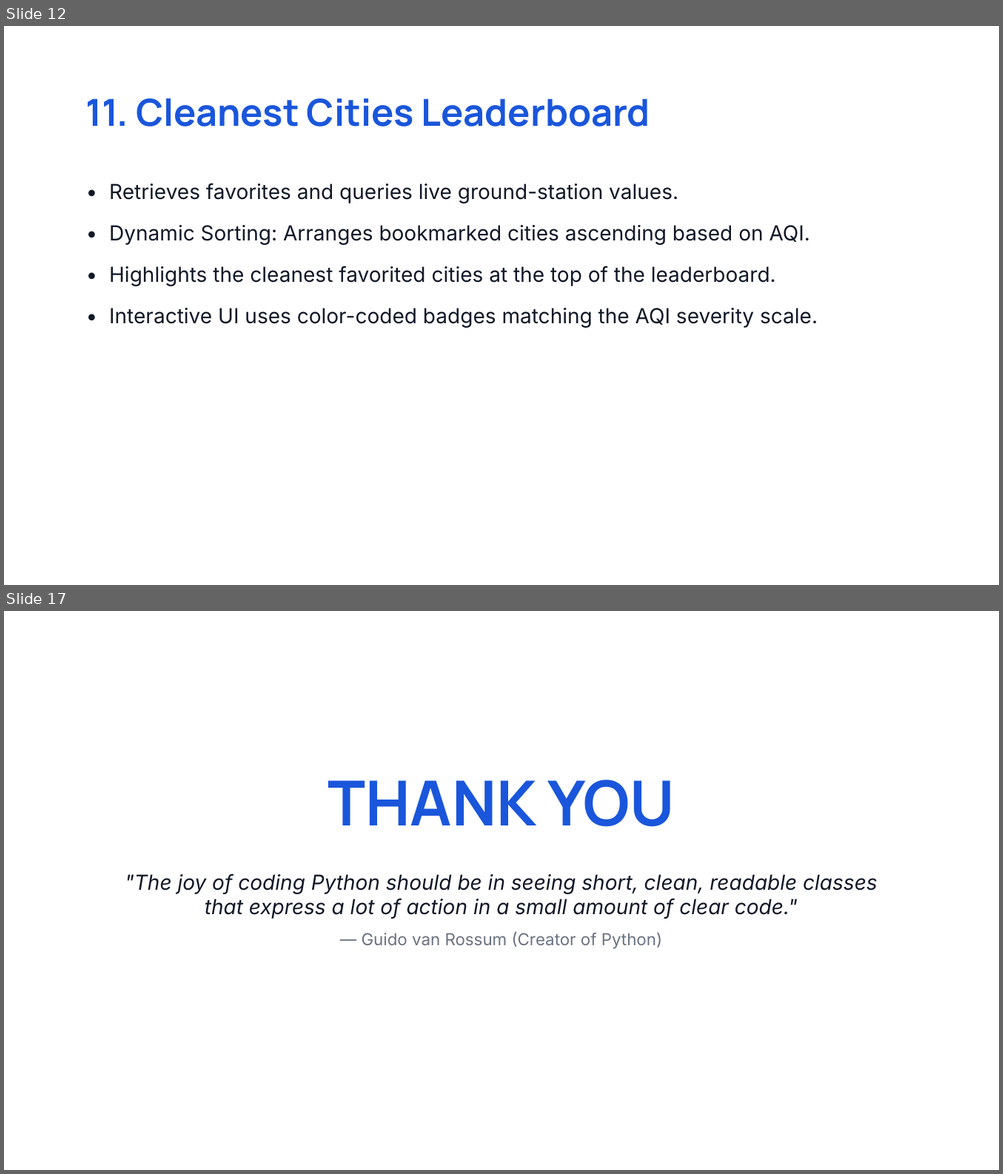
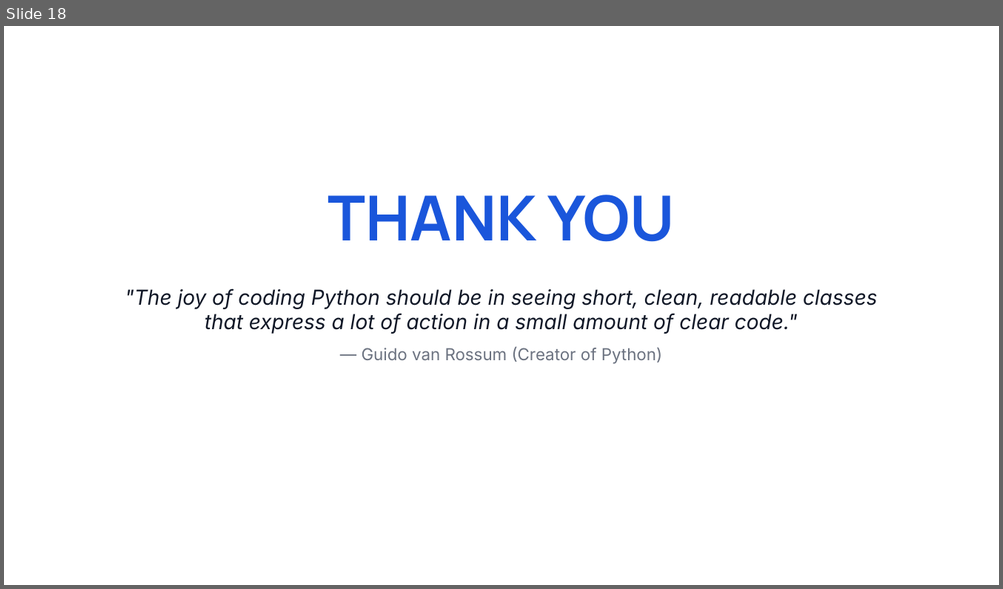
Before and after one commit to Shivaraj519/AeroQuest, a slide deck: AeroQuest_Presentation_Final.pptx. Shown one above the other, each under a label of ours: slides 12 and 17 before the commit, slide 18 after it; the slides between them are not shown. The pictures are 1003x1174 and 1003x589 pixels, drawn with LibreOffice and Linux fonts; fonts in the diff are those of the drawing. Boxes give left, top, right and bottom in pixels: in the first picture for what was removed or moved away, otherwise in the second. Text is boxed around its words. In the diff, an @@ line names an element or a change of style, - is before the commit and + after.

Commit message:
Configure AeroQuest PowerPoint presentation to match the layout of Medicine Reminder System

```diff
--- a/AeroQuest_Presentation_Final.pptx
+++ b/AeroQuest_Presentation_Final.pptx
@@ slide 12 removed at [4,26,999,585], background #FFFFFF @@
@@ text removed at [86,99,650,127] @@
-11. Cleanest Cities Leaderboard
@@ text removed at [109,183,817,328] @@
-• Retrieves favorites and queries live ground-station values.
-• Dynamic Sorting: Arranges bookmarked cities ascending based on AQI.
-• Highlights the cleanest favorited cities at the top of the leaderboard.
-• Interactive UI uses color-coded badges matching the AQI severity scale.
@@ what was slide 17 is now slide 18 @@
```
Also in this commit, not shown: 5 slides changed, 12 slides added, 10 other slides removed, 1 other file.
